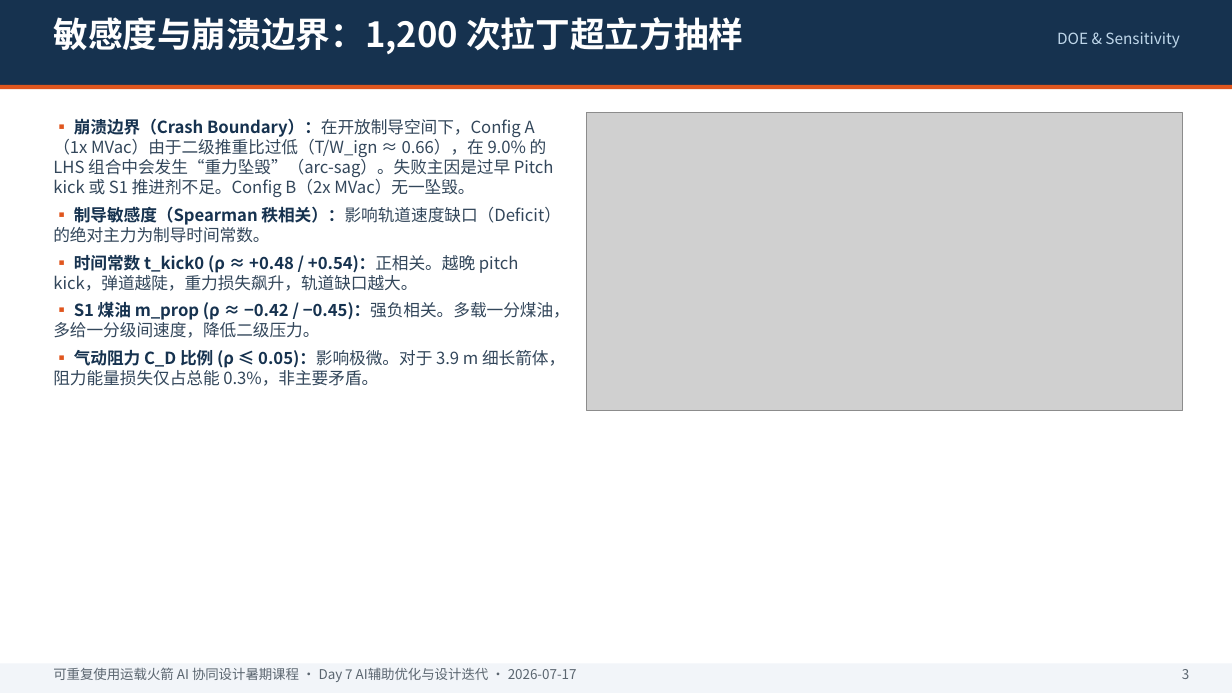
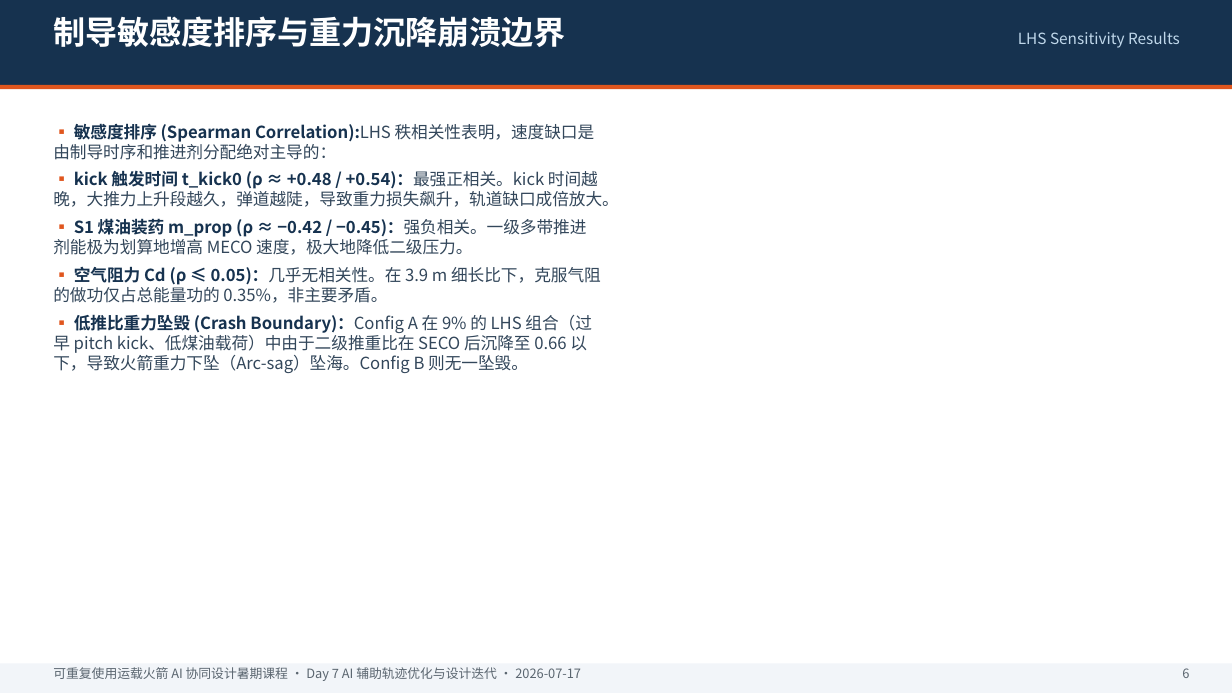
Before and after one commit to irev88/rocket, a slide deck: slide 7 of Day7_AI_辅助优化_设计迭代.pptx (slide 4 before the commit). Drawn at 1232x693 pixels with LibreOffice and Linux fonts; fonts in the diff are those of the drawing; grey boxes stand for pictures. Boxes give left, top, right and bottom in pixels: in the first picture for what was removed or moved away, otherwise in the second. Text is boxed around its words. In the diff, an @@ line names an element or a change of style, - is before the commit and + after.

```diff
--- a/Day7_AI_辅助优化_设计迭代.pptx
+++ b/Day7_AI_辅助优化_设计迭代.pptx
@@ text at (53, 16, 566, 47): text changed; size 27 to 25 pt @@
-敏感度与崩溃边界：1,200 次拉丁超立方抽样
+制导敏感度排序与重力沉降崩溃边界
@@ text at (1018, 31, 1180, 48): text changed @@
-DOE & Sensitivity
+LHS Sensitivity Results
@@ picture removed at (587, 113, 1183, 411) @@
@@ text at (53, 124, 619, 373): text changed @@
-▪ 崩溃边界（Crash Boundary）：在开放制导空间下，Config A（1x MVac）由于二级推重比过低（T/W_ign ≈ 0.66），在 9.0% 的 LHS 组合中会发生“重力坠毁”（arc-sag）。失败主因是过早 Pitch kick 或 S1 推进剂不足。Config B（2x MVac）无一坠毁。
-▪ 制导敏感度（Spearman 秩相关）：影响轨道速度缺口（Deficit）的绝对主力为制导时间常数。
-▪ 时间常数 t_kick0 (ρ ≈ +0.48 / +0.54)：正相关。越晚 pitch kick，弹道越陡，重力损失飙升，轨道缺口越大。
-▪ S1 煤油 m_prop (ρ ≈ −0.42 / −0.45)：强负相关。多载一分煤油，多给一分级间速度，降低二级压力。
-▪ 气动阻力 C_D 比例 (ρ ≤ 0.05)：影响极微。对于 3.9 m 细长箭体，阻力能量损失仅占总能 0.3%，非主要矛盾。
+▪ 敏感度排序 (Spearman Correlation):LHS 秩相关性表明，速度缺口是由制导时序和推进剂分配绝对主导的：
+▪ kick 触发时间 t_kick0 (ρ ≈ +0.48 / +0.54)：最强正相关。kick 时间越晚，大推力上升段越久，弹道越陡，导致重力损失飙升，轨道缺口成倍放大。
+▪ S1 煤油装药 m_prop (ρ ≈ −0.42 / −0.45)：强负相关。一级多带推进剂能极为划算地增高 MECO 速度，极大地降低二级压力。
+▪ 空气阻力 Cd (ρ ≤ 0.05)：几乎无相关性。在 3.9 m 细长比下，克服气阻的做功仅占总能量功的 0.35%，非主要矛盾。
+▪ 低推比重力坠毁 (Crash Boundary)：Config A 在 9% 的 LHS 组合（过早 pitch kick、低煤油载荷）中由于二级推重比在 SECO 后沉降至 0.66 以下，导致火箭重力下坠（Arc-sag）坠海。Config B 则无一坠毁。
@@ text at (53, 667, 581, 681): text changed; size 10.5 to 10 pt @@
-可重复使用运载火箭 AI 协同设计暑期课程 · Day 7 AI辅助优化与设计迭代 · 2026-07-17
+可重复使用运载火箭 AI 协同设计暑期课程 · Day 7 AI 辅助轨迹优化与设计迭代 · 2026-07-17
@@ text at (1182, 668, 1189, 678): text changed; size 10.5 to 10 pt @@
-3
+6
```
Also in this commit, not shown: 14 other slides changed, 5 slides added, 3 other files.
